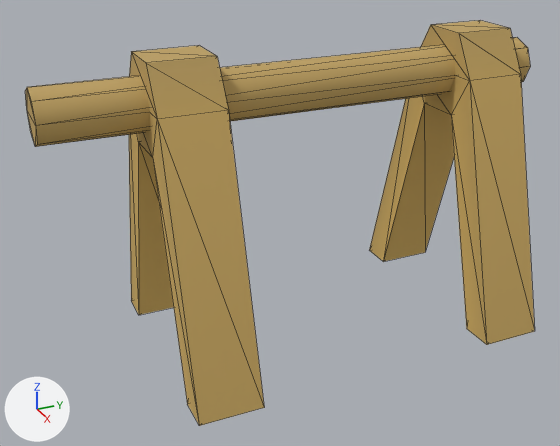
Renders of the glTF model dist/assets/models/waterwheel_base.glb from each side of a commit.
One viewpoint serves both versions: a 50 mm camera at (5.21, -1.54, 3.5) aimed at (0.02, 0.8, 0.9). Every picture has the same lights, and +X, +Y and +Z are marked at lower left. Mesh edges are drawn as thin lines. Vertices at the same position are counted once.

Objects in the first picture: 'Waterwheel_base'.
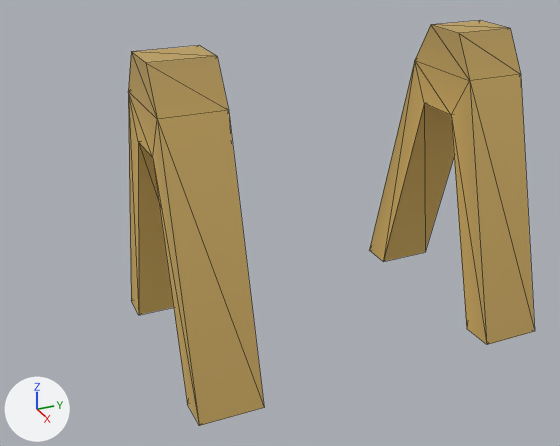
Diff of the bpy script that builds the scene:
```diff
--- a/dist/assets/models/waterwheel_base.glb.py
+++ b/dist/assets/models/waterwheel_base.glb.py
@@ me_cylinder_001 @@
 me_cylinder_001.from_pydata(...)  # 56 vertices, 100 faces; spans x -0.96..0.96, y -1.0..3.0, z -0.09..2.33
 # used by ob_waterwheel_base; location = (0.0, 0.0, 0.0)
+# me_cylinder_001 part 1: the loose piece of 16 vertices spanning x -0.2..0.2, y -1.0..3.0, z 1.8..2.2 is deleted
 me_cylinder_001.materials.append(mat_waterwheel)
```

Pixel boxes (x1, y1, x2, y2) of what changed, in the pictures (560 x 446 px):
'Waterwheel_base', reshaped (20% narrower): before (25, 20, 534, 426); after (128, 20, 534, 426)
part 1 of me_cylinder_001, deleted (brown): before (25, 37, 530, 147)
